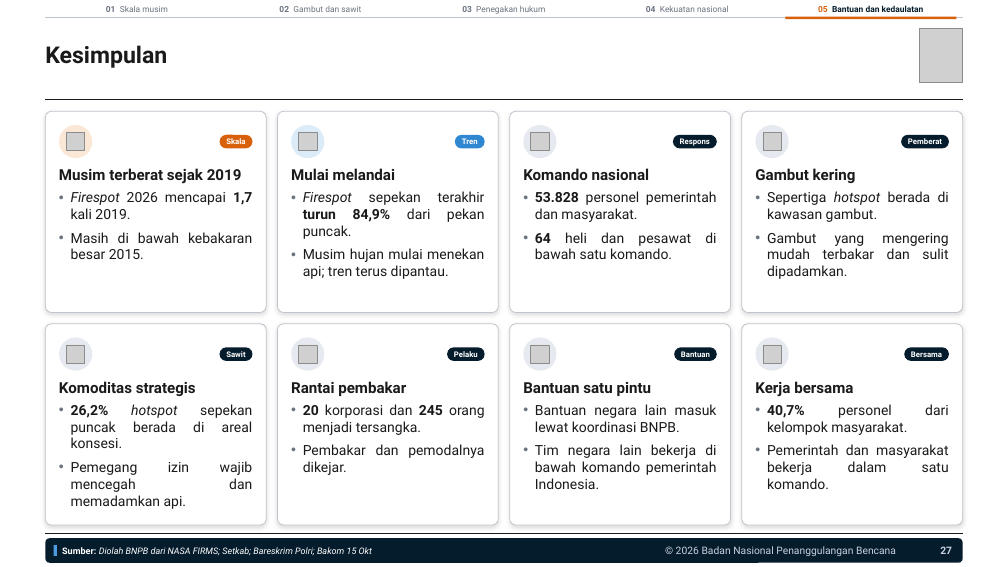
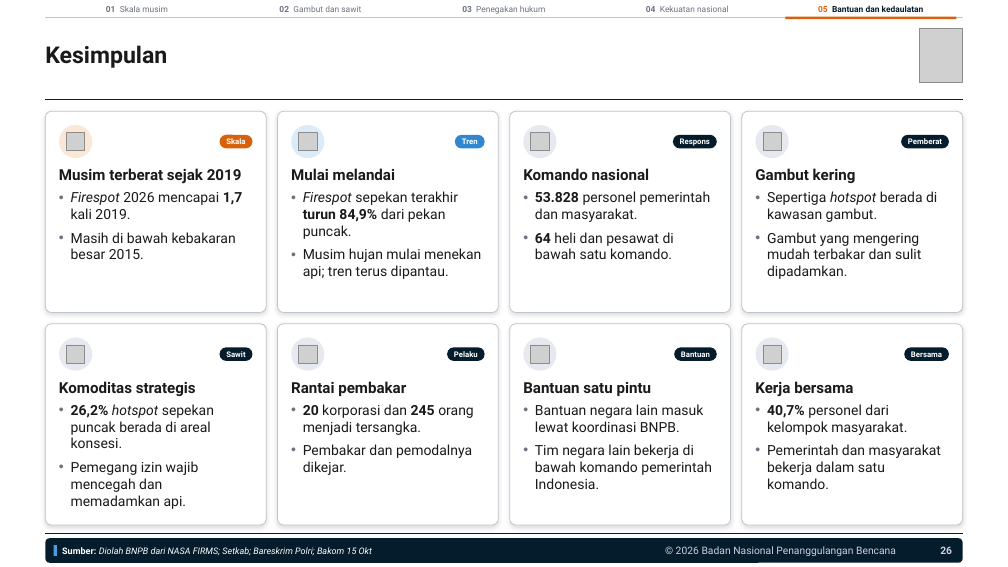
Before and after one commit to terasurbannetwork/poskokarhutla, a slide deck: slide 26 of data/laporan-bnpb/narasi-publik-karhutla-041126/Brief Narasi Publik Karhutla 041126.pptx (slide 27 before the commit). Drawn at 1008x567 pixels with LibreOffice and Linux fonts; fonts in the diff are those of the drawing; grey boxes stand for pictures. Boxes give left, top, right and bottom in pixels: in the first picture for what was removed or moved away, otherwise in the second. Text is boxed around its words. In the diff, an @@ line names an element or a change of style, - is before the commit and + after.

```diff
--- a/data/laporan-bnpb/narasi-publik-karhutla-041126/Brief Narasi Publik Karhutla 041126.pptx
+++ b/data/laporan-bnpb/narasi-publik-karhutla-041126/Brief Narasi Publik Karhutla 041126.pptx
@@ alignment justified to left in 8 elements at (x1=71, y1=192, x2=242, y2=259), (x1=303, y1=191, x2=481, y2=279), (x1=535, y1=191, x2=711, y2=259), (x1=767, y1=191, x2=937, y2=279), (x1=71, y1=404, x2=214, y2=509), (x1=303, y1=404, x2=474, y2=475), (x1=535, y1=404, x2=712, y2=489), (x1=767, y1=404, x2=941, y2=489) @@
@@ text at (x1=940, y1=546, x2=952, y2=554): text changed @@
-27
+26
```
Also in this commit, not shown: 16 other slides changed, 1 slide removed, 3 other files.
